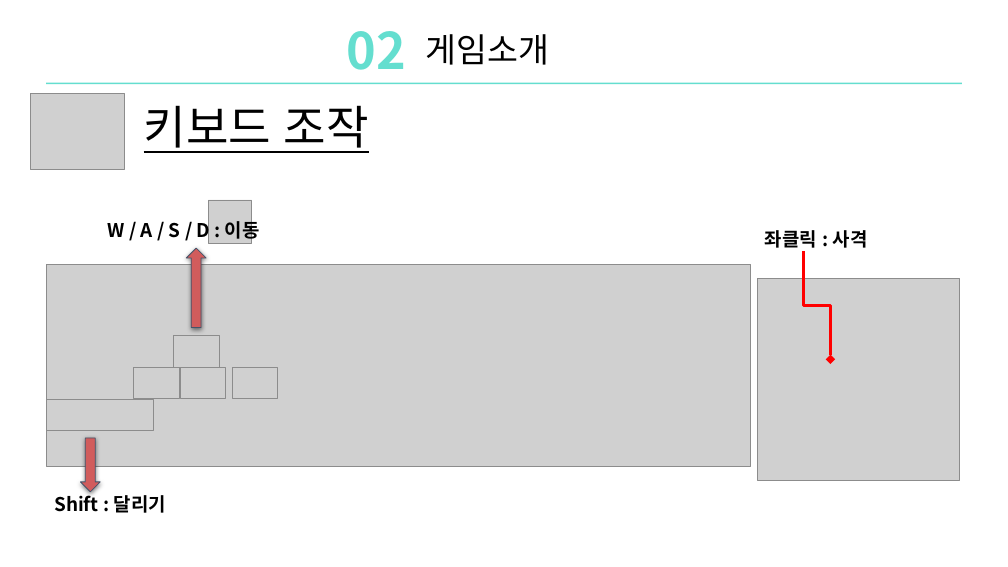
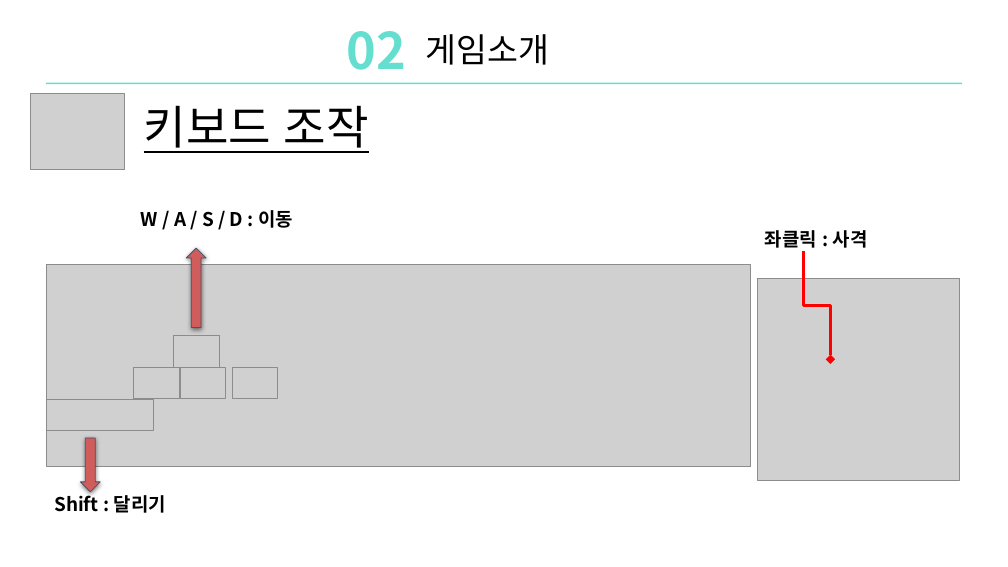
Before and after one commit to DoHanK/COLONY, a slide deck: slide 7 of 기획서/Colony_ppt발표.pptx. Drawn at 1008x567 pixels with LibreOffice and Linux fonts; fonts in the diff are those of the drawing; grey boxes stand for pictures. Boxes give left, top, right and bottom in pixels: in the first picture for what was removed or moved away, otherwise in the second. Text is boxed around its words. In the diff, an @@ line names an element or a change of style, - is before the commit and + after.

```diff
--- a/기획서/Colony_ppt발표.pptx
+++ b/기획서/Colony_ppt발표.pptx
@@ text "W / A / S ..." rewrapped from <box>108,218,260,243</box> to <box>141,210,293,228</box> @@
@@ picture removed at <box>209,200,252,243</box> @@
```
Also in this commit, not shown: 8 other slides changed, 2 other files.
